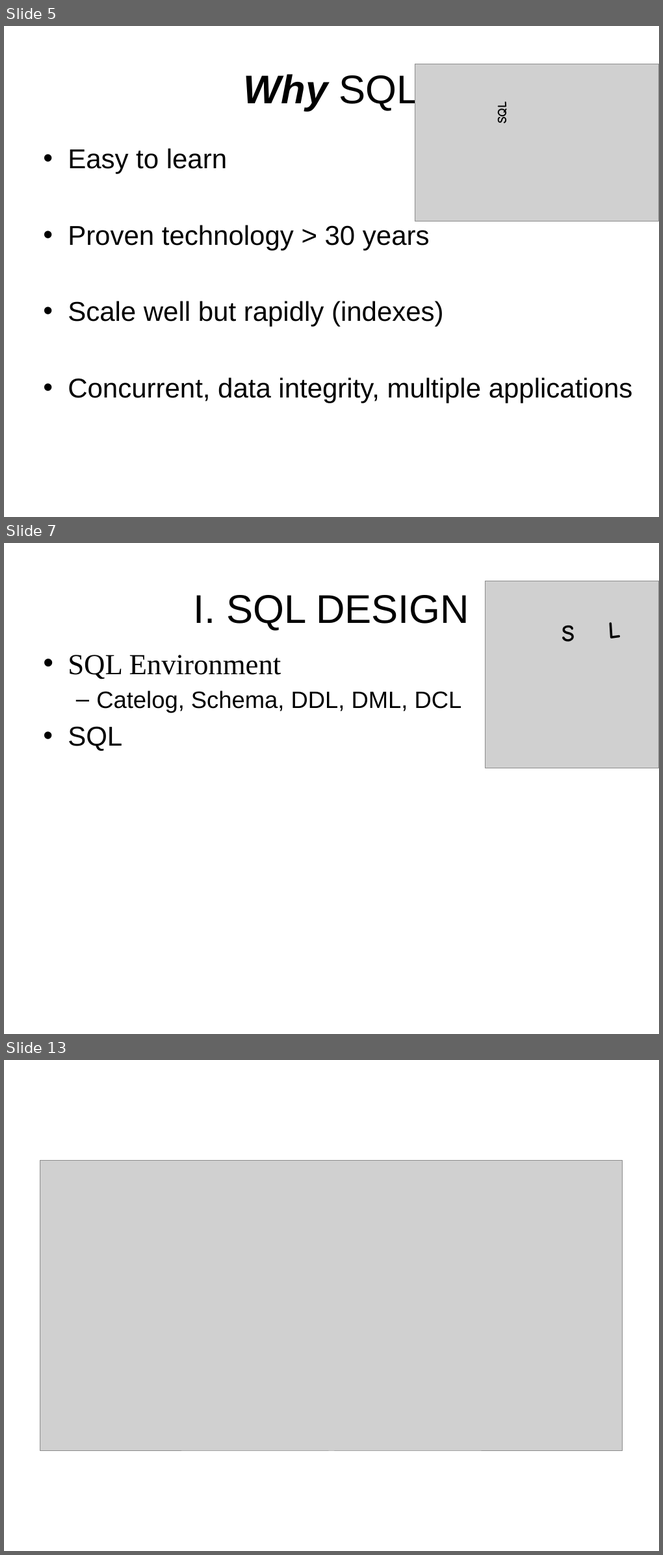
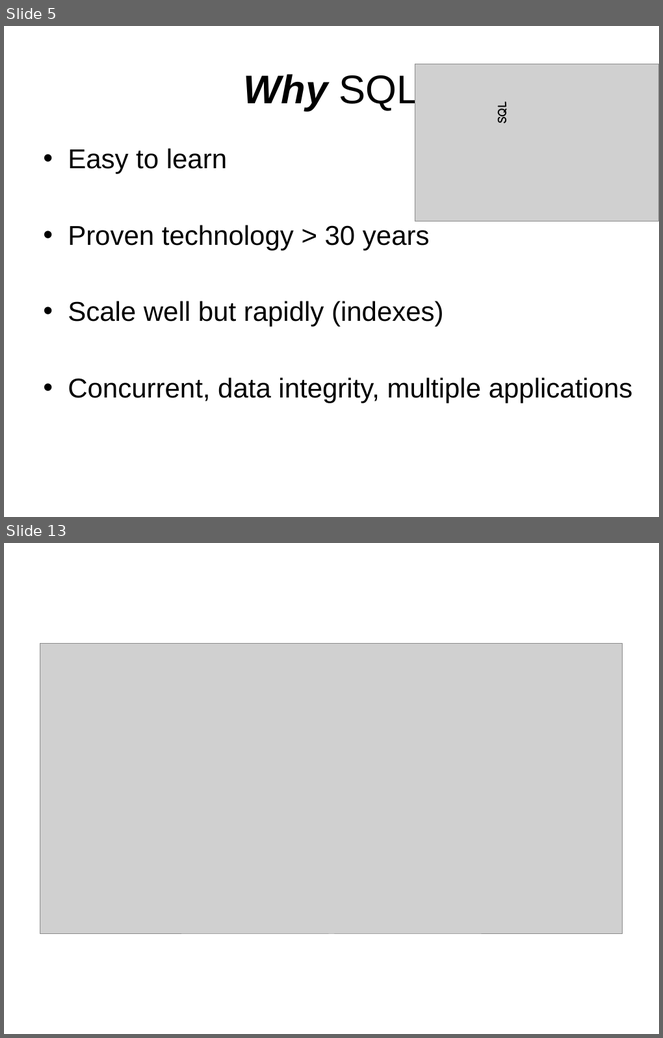
Before and after one commit to sonvq/sqltraining, a slide deck: QS_Training_SQL_Overview.pptx. Shown one above the other, each under a label of ours: slides 5, 7 and 13 before the commit, slides 5 and 13 after it; the slides between them are not shown. The pictures are 663x1555 and 663x1038 pixels, drawn with LibreOffice and Linux fonts; fonts in the diff are those of the drawing; grey boxes stand for pictures; background and template pictures are left out. Boxes give left, top, right and bottom in pixels: in the first picture for what was removed or moved away, otherwise in the second. Text is boxed around its words. In the diff, an @@ line names an element or a change of style, - is before the commit and + after.

```diff
--- a/QS_Training_SQL_Overview.pptx
+++ b/QS_Training_SQL_Overview.pptx
@@ slide 7 removed at (4,543,659,1034), background picture (left out) @@
@@ picture removed at (486,581,659,769) @@
@@ title removed at (193,595,469,631) @@
-I. SQL DESIGN
@@ text removed at (562,622,621,642) @@
-S L
@@ text removed at (68,655,462,751) @@
-• SQL Environment
-  – Catelog, Schema, DDL, DML, DCL
-• SQL
```
Also in this commit, not shown: 5 slides changed, 2 slides added, 1 other slide removed, 8 other files.
